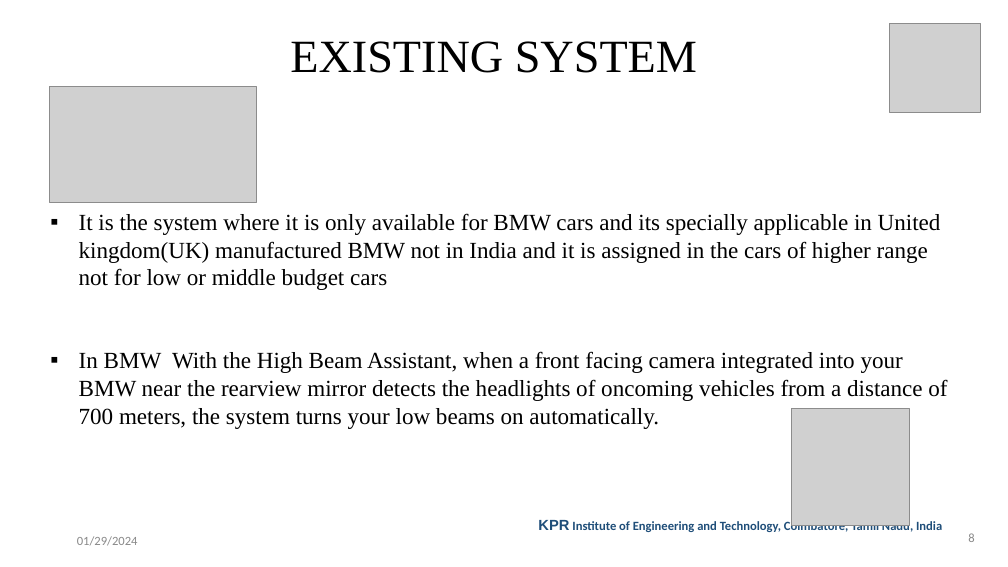
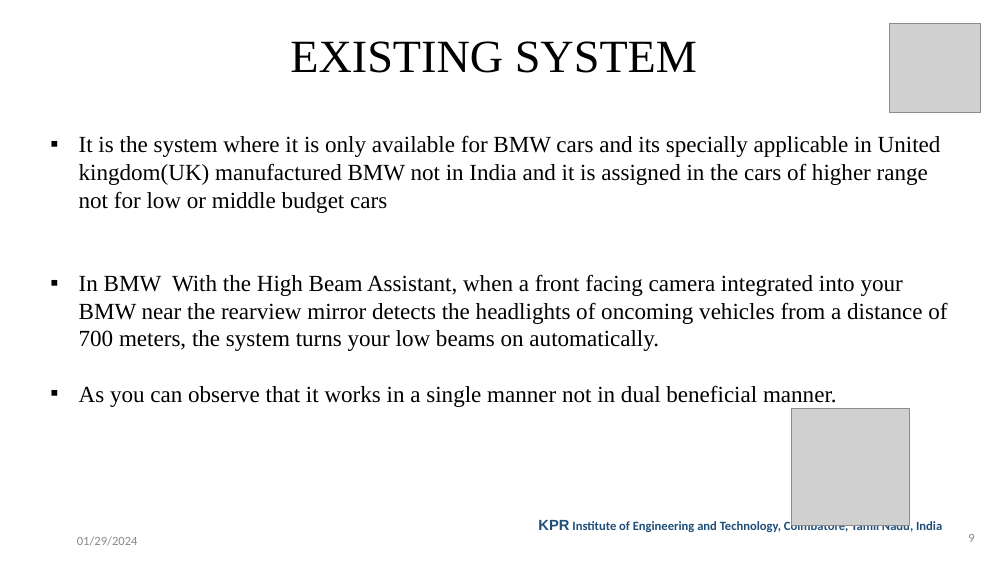
Before and after one commit to ARAVIND1702/ALAS_PPT, a slide deck: slide 9 of First Review-PPT_Template.pptx (slide 8 before the commit). Drawn at 1008x567 pixels with LibreOffice and Linux fonts; fonts in the diff are those of the drawing; grey boxes stand for pictures; background and template pictures are left out. Boxes give left, top, right and bottom in pixels: in the first picture for what was removed or moved away, otherwise in the second. Text is boxed around its words. In the diff, an @@ line names an element or a change of style, - is before the commit and + after.

```diff
--- a/First Review-PPT_Template.pptx
+++ b/First Review-PPT_Template.pptx
@@ text "It is the system where ...": place and size @@
-text "It is the system where ..." at (79, 213, 947, 429)
+text "It is the system where ..." at (79, 135, 947, 407)
@@ picture removed at (50, 86, 256, 203) @@
@@ text at (79, 385, 837, 407): paragraph added @@
+▪ As you can observe that it works in a single manner not in dual beneficial manner.
@@ page number at (968, 534, 974, 542): text changed @@
-8
+9
```
Also in this commit, not shown: 12 other slides changed, 1 slide added.
